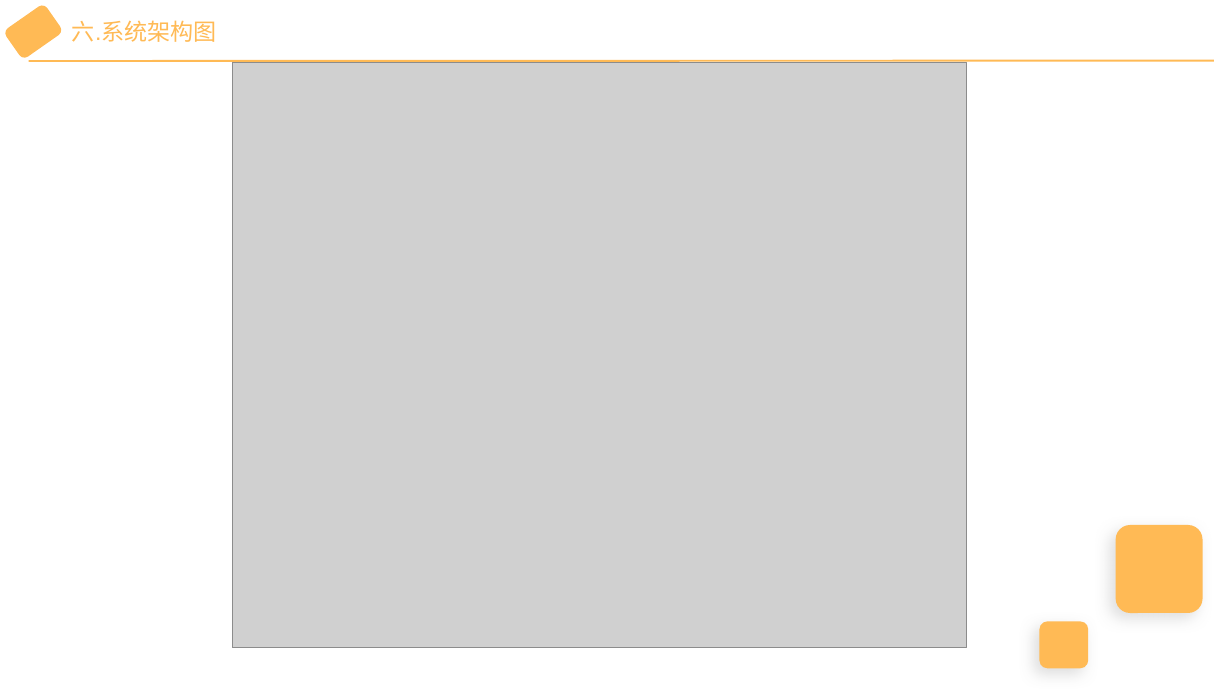
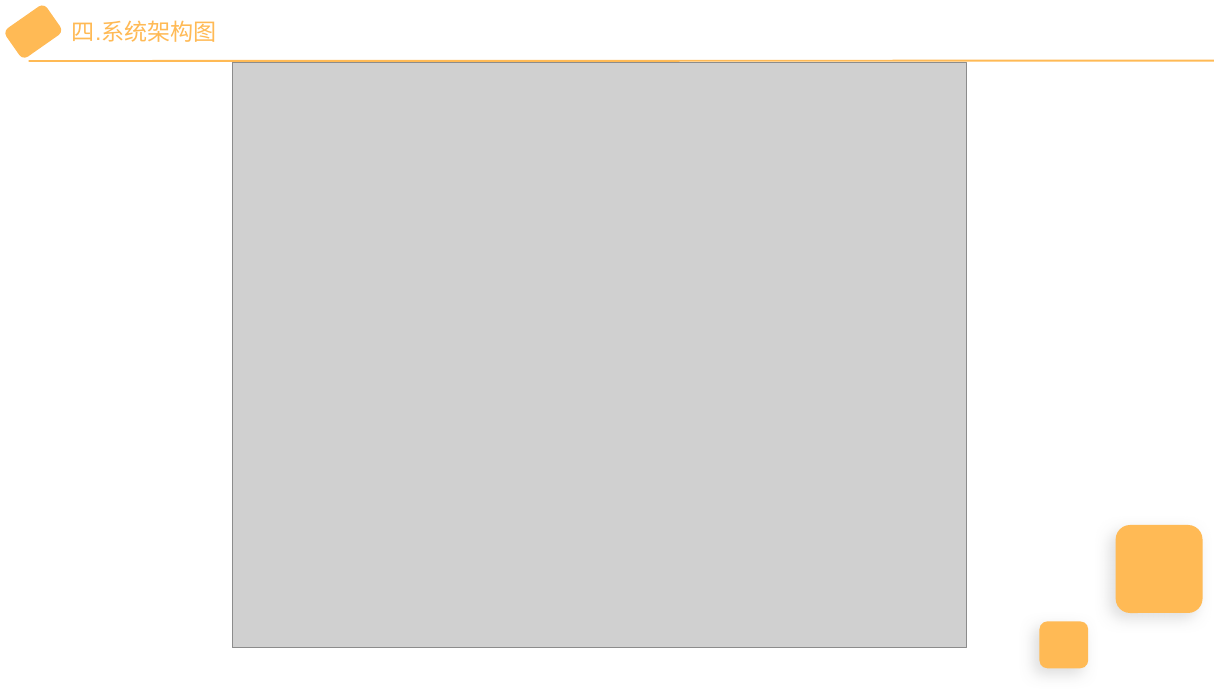
Before and after one commit to wu-yu-pei/graduation-design-file, a slide deck: slide 6 of 答辩PPT.pptx (slide 7 before the commit). Drawn at 1232x693 pixels with LibreOffice and Linux fonts; fonts in the diff are those of the drawing; grey boxes stand for pictures. Boxes give left, top, right and bottom in pixels: in the first picture for what was removed or moved away, otherwise in the second. Text is boxed around its words. In the diff, an @@ line names an element or a change of style, - is before the commit and + after.

```diff
--- a/答辩PPT.pptx
+++ b/答辩PPT.pptx
@@ text at <box>72,20,217,42</box>: text changed @@
-六.系统架构图
+四.系统架构图
```
Also in this commit, not shown: 5 other slides changed, 3 slides added, 1 slide removed, 4 other files.
